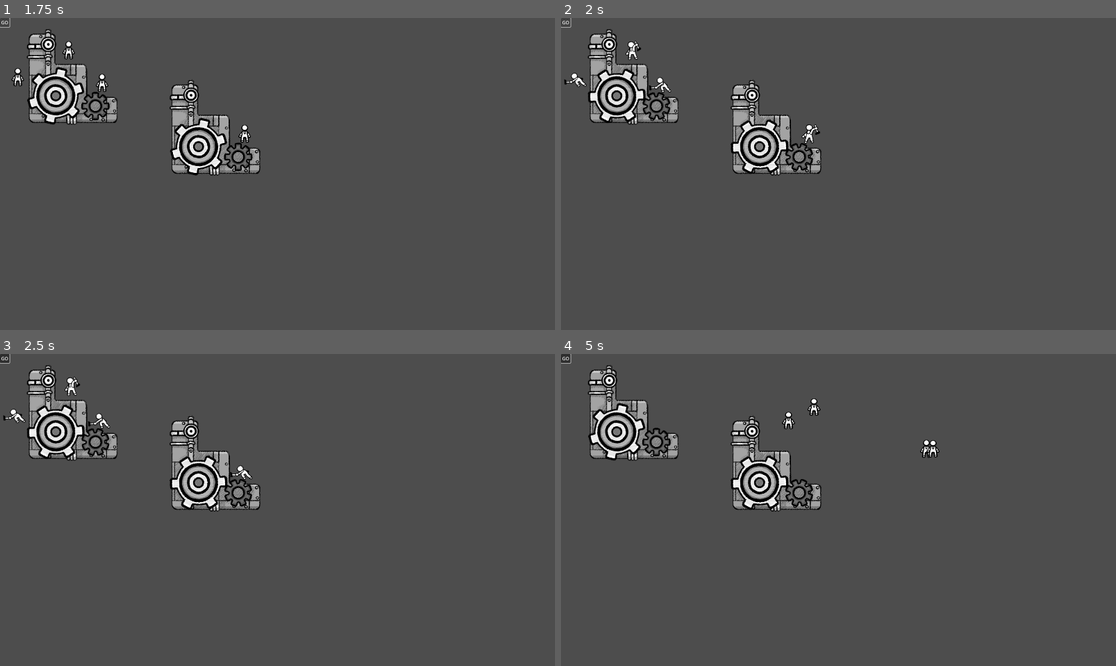
Above: before the commit, frames 1-4 (two rows, left to right).
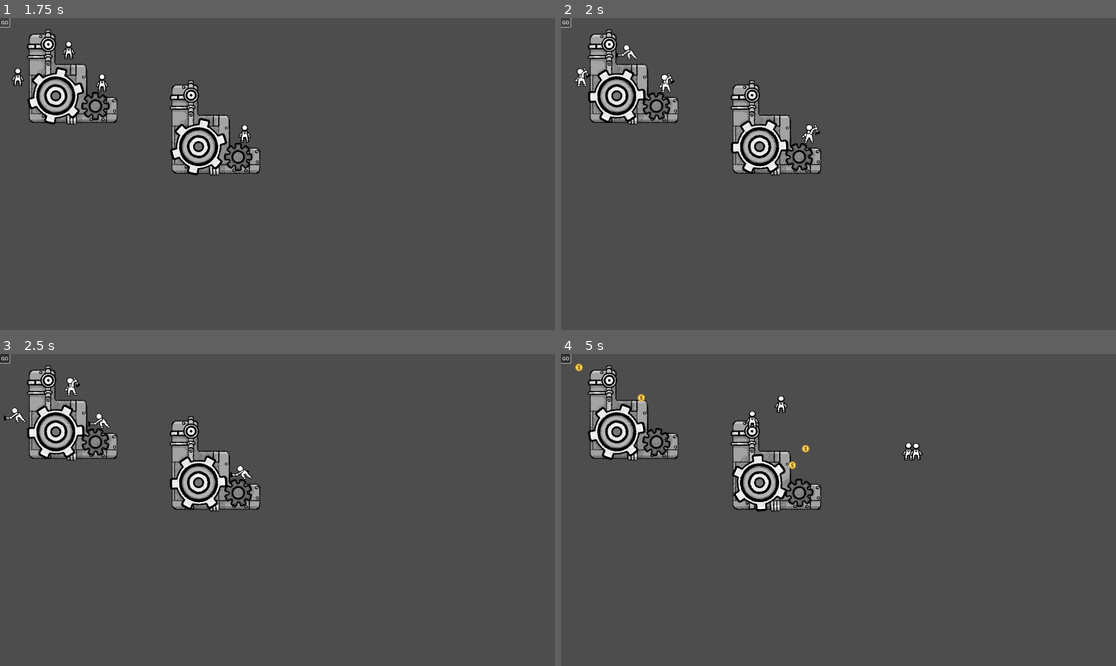
Above: after the commit, the same moments.

Repository: Aeropulu/LaHordeJam
Game: Godot game, scene res://scenes/test_map.tscn
The game is run twice, just before and just after one commit, with the same random seed, the same clock (stepped at 60 frames per second) and the same inputs. This scene is started directly instead of the project's main scene. Sound files missing from this copy of the repository are replaced by a short silence.
Inputs (mouse positions are in pixels of both pictures, inside the frame that each line leads up to):
- Up to frame 1 (1.75 s): click "GO" at 0.5 s; click "GO" at 1.25 s
- Up to frame 2 (2 s): no input
- Up to frame 3 (2.5 s): tap Enter (ui_accept) at 2 s; drag from (216, 466) to (72, 413) at 2.02 s
- Up to frame 4 (5 s): drag from (633, 413) to (777, 466) at 2.77 s; move the mouse to (805, 469) at 3.52 s; press the mouse at (805, 469) at 3.53 s; hold Left (ui_left) 3.53-4.25 s; release the mouse at (805, 469) at 4.25 s; drag from (599, 419) to (805, 469) at 4.27 s

Frame 1 is identical in both runs. In frame 2, 0.4% of the frame differs, in the area x 0-21%, y 7-25%; in frame 3, less than 0.1%; in frame 4, 2.1%, in the area x 2-69%, y 2-51%.

Commit message:
effect goes from Michel

Diff:
--- a/scenes/test_map.tscn
+++ b/scenes/test_map.tscn
@@ -1,7 +1,8 @@
-[gd_scene load_steps=12 format=3 uid="uid://c7hn62h8pcahw"]
+[gd_scene load_steps=13 format=3 uid="uid://c7hn62h8pcahw"]
 
 [ext_resource type="Texture2D" uid="uid://es6qcw4j2o5y" path="res://assets/sprites/machines/machineB/machineB_00000.png" id="2_4qcv0"]
 [ext_resource type="Script" path="res://scripts/machine.gd" id="2_8tml0"]
+[ext_resource type="PackedScene" uid="uid://doq8qwsed4ijd" path="res://scenes/vfx/profit_effect.tscn" id="2_l2prc"]
 [ext_resource type="Texture2D" uid="uid://2jrftkq5m2mo" path="res://assets/sprites/machines/machineB/machineB_00001.png" id="3_lqki1"]
 [ext_resource type="Texture2D" uid="uid://ct1lwl4qdexws" path="res://assets/sprites/machines/machineB/machineB_00002.png" id="4_8y2fk"]
 [ext_resource type="Texture2D" uid="uid://bij7c3dboeppd" path="res://assets/sprites/machines/machineB/machineB_00003.png" id="5_sote0"]
@@ -65,6 +66,7 @@
 [node name="Machine" type="Node2D" parent="."]
 position = Vector2(744, 380)
 script = ExtResource("2_8tml0")
+work_effect = ExtResource("2_l2prc")
 
 [node name="AnimatedSprite2D" type="AnimatedSprite2D" parent="Machine"]
 sprite_frames = SubResource("SpriteFrames_bgj8i")
@@ -99,8 +101,7 @@
 [node name="Machine2" type="Node2D" parent="."]
 position = Vector2(250, 204)
 script = ExtResource("2_8tml0")
-machine_type = 1
-_base_cycle_duration = 0.5
+work_effect = ExtResource("2_l2prc")
 _slot_count = 3
 
 [node name="AnimatedSprite2D" type="AnimatedSprite2D" parent="Machine2"]
--- a/scripts/machine.gd
+++ b/scripts/machine.gd
@@ -4,6 +4,8 @@
 enum Machinetype { PROFIT, TIME, BROYEUSE }
 @export var machine_type: Machinetype
 var _worker_scene: PackedScene = preload("res://scenes/michel.tscn")
+
+@export var work_effect: PackedScene
 
 @export var _base_cycle_duration := 1.0
 var _cycle_duration: float = 1.0
@@ -12,6 +14,7 @@
 
 var _time_per_worker: float = 1.0
 var _time_to_next_worker: float = 1.0
+
 @export var _slot_count = 1
 
 var _is_working:bool = false
--- a/scripts/michel.gd
+++ b/scripts/michel.gd
@@ -21,7 +21,11 @@
 signal gone_home
 
 func work():
-	pass
+	if _machine.work_effect is PackedScene:
+		var effect = _machine.work_effect.instantiate()
+		if effect is Node2D:
+			effect.global_position = global_position
+		get_tree().root.add_child(effect)
 
 # Get the gravity from the project settings to be synced with RigidBody nodes.
 var gravity = ProjectSettings.get_setting("physics/2d/default_gravity")
